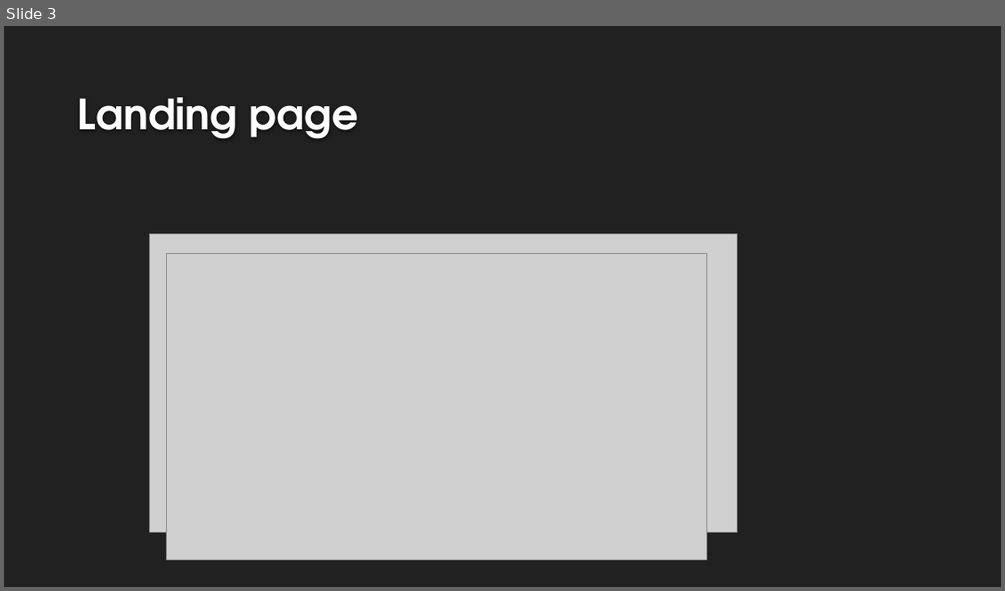
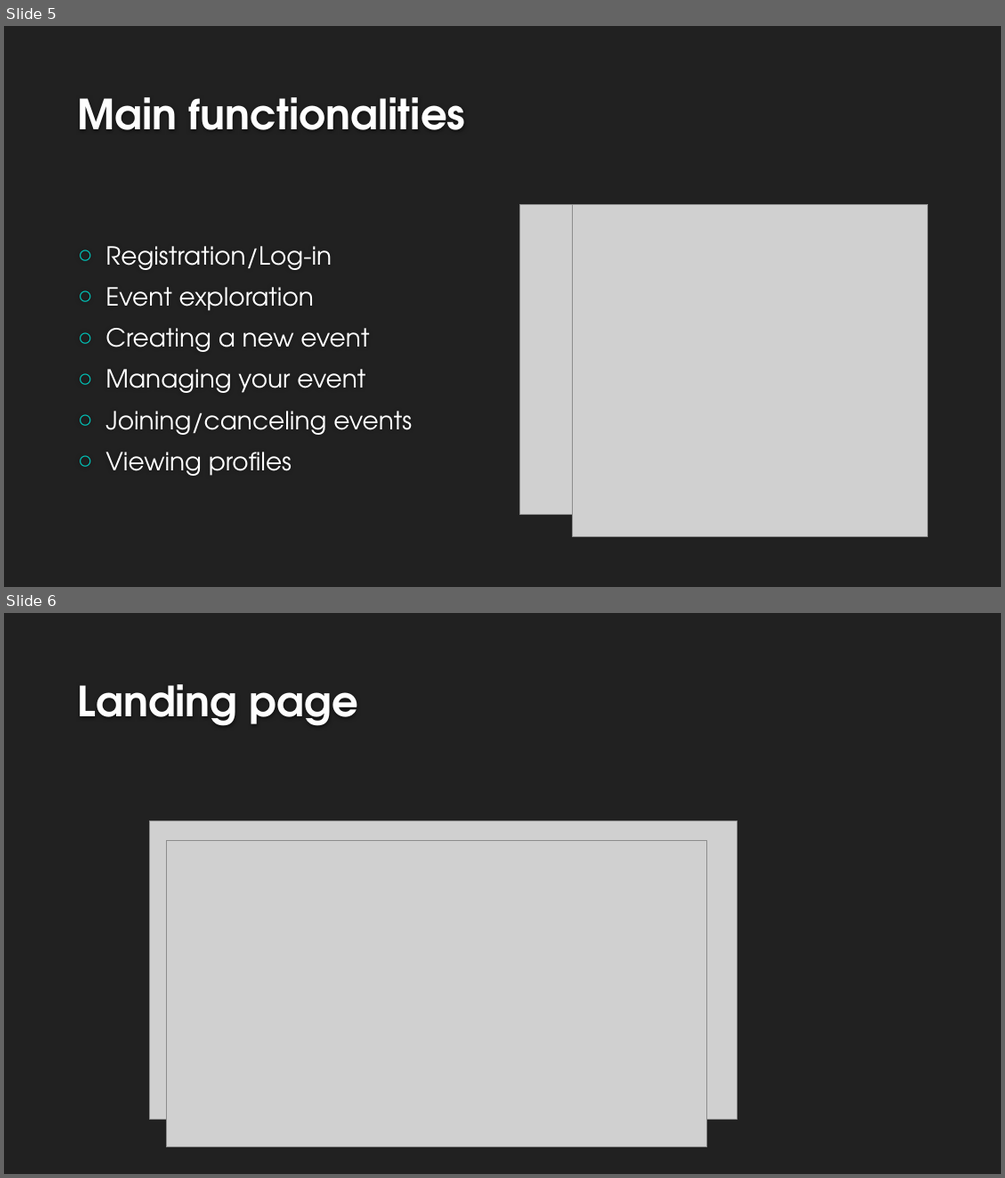
Before and after one commit to js52568/final-webapp, a slide deck: SPORTEVE – A WEB APPLICATION FOR ORGANIZING SPORTING.pptx. Shown one above the other, each under a label of ours: slide 3 before the commit, slides 5 and 6 after it. The pictures are 1005x591 and 1005x1178 pixels, drawn with LibreOffice and Linux fonts; fonts in the diff are those of the drawing; grey boxes stand for pictures; background and template pictures are left out. Boxes give left, top, right and bottom in pixels: in the first picture for what was removed or moved away, otherwise in the second. Text is boxed around its words. In the diff, an @@ line names an element or a change of style, - is before the commit and + after.

```diff
--- a/SPORTEVE – A WEB APPLICATION FOR ORGANIZING SPORTING.pptx
+++ b/SPORTEVE – A WEB APPLICATION FOR ORGANIZING SPORTING.pptx
@@ slide 5 added at [4,26,1001,587], background #212121 @@
@@ title added at [78,97,466,130], 40 pt, text #FEFEFE, bold @@
+Main functionalities
@@ picture added at [520,204,909,515] @@
@@ picture added at [573,204,928,536] @@
@@ text added at [105,246,412,475], 24 pt, text #FFFFFF @@
+○ Registration/Log-in
+○ Event exploration
+○ Creating a new event
+○ Managing your event
+○ Joining/canceling events
+○ Viewing profiles
@@ what was slide 3 is now slide 6 @@
```
Also in this commit, not shown: 1 slide changed, 4 other slides added, 2 slides removed, 5 other files.
